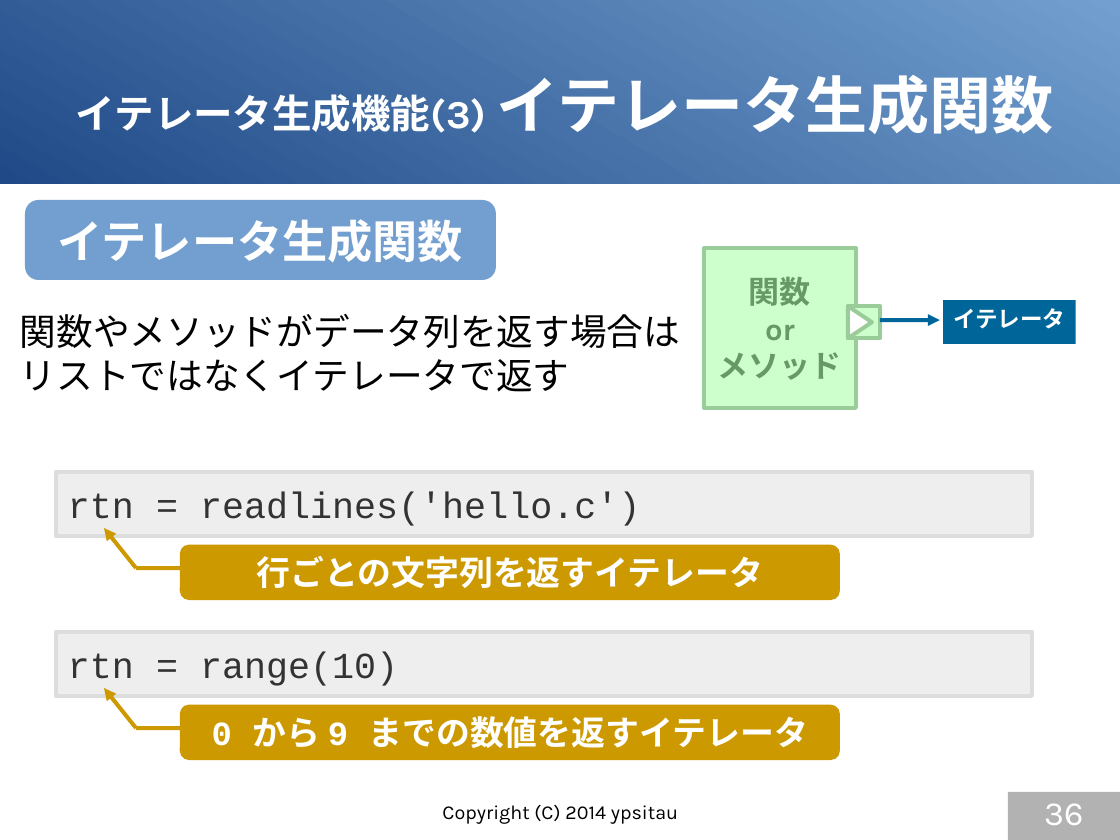
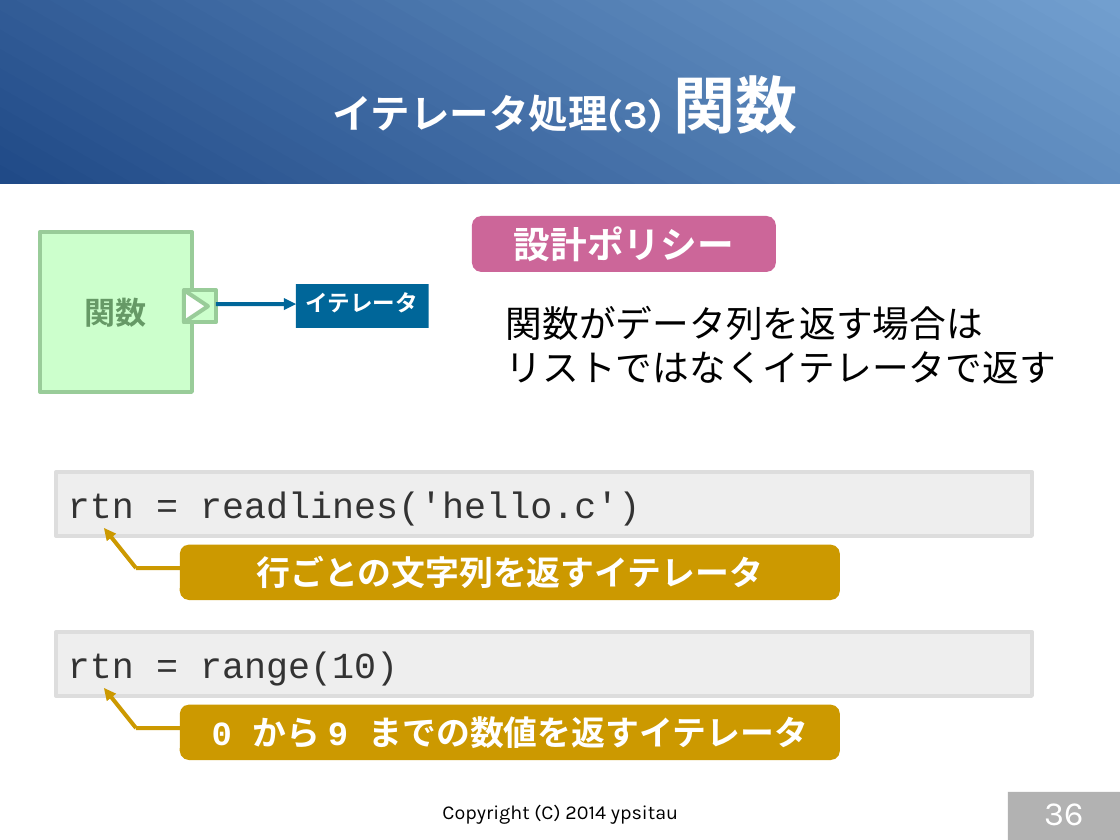
Before and after one commit to gura-lang/gura-doc, a slide deck: slide 36 of presentation/gura-introduction.odp. Drawn at 1120x840 pixels with LibreOffice and Linux fonts; fonts in the diff are those of the drawing. Boxes give left, top, right and bottom in pixels: in the first picture for what was removed or moved away, otherwise in the second. Text is boxed around its words. In the diff, an @@ line names an element or a change of style, - is before the commit and + after.

```diff
--- a/presentation/gura-introduction.odp
+++ b/presentation/gura-introduction.odp
@@ title at box(332, 75, 798, 134): text changed @@
-イテレータ生成機能(3) イテレータ生成関数
+イテレータ処理(3) 関数
@@ rounded rectangle removed at box(25, 200, 497, 281) @@
-イテレータ生成関数
@@ rectangle added at box(40, 232, 192, 391), fill #CCFFCC, outline #99CC99 2.83 pt, 22 pt, text #669966, bold @@
+関数
@@ rounded rectangle added at box(473, 216, 776, 272), fill #CC6699, 26 pt, text #FFFFFF, bold @@
+設計ポリシー
@@ rectangle removed at box(704, 248, 857, 408) @@
-関数
-or
-メソッド
@@ triangle: place and size @@
-triangle at box(848, 306, 873, 338)
+triangle at box(183, 291, 208, 323)
@@ rectangle: place and size @@
-rectangle at box(849, 306, 880, 337)
+rectangle at box(184, 291, 215, 322)
@@ rectangle "イテレータ": place and size @@
-rectangle "イテレータ" at box(943, 300, 1076, 344)
+rectangle "イテレータ" at box(296, 285, 429, 328)
@@ text "関数がデータ列を返す場合は": place and size @@
-text "関数がデータ列を返す場合は" at box(20, 314, 681, 392)
+text "関数がデータ列を返す場合は" at box(506, 306, 1056, 384)
@@ arrow added from (216, 304) to (296, 304), #006699 2.83 pt @@
@@ text at box(506, 306, 983, 340): text changed @@
-関数やメソッドがデータ列を返す場合は
+関数がデータ列を返す場合は
@@ arrow removed from (880, 320) to (940, 320) @@
```
Also in this commit, not shown: 19 other slides changed.
